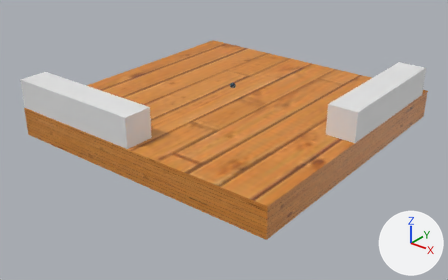
Two versions of the glTF model common/models/1level/1level.gltf, one commit apart.
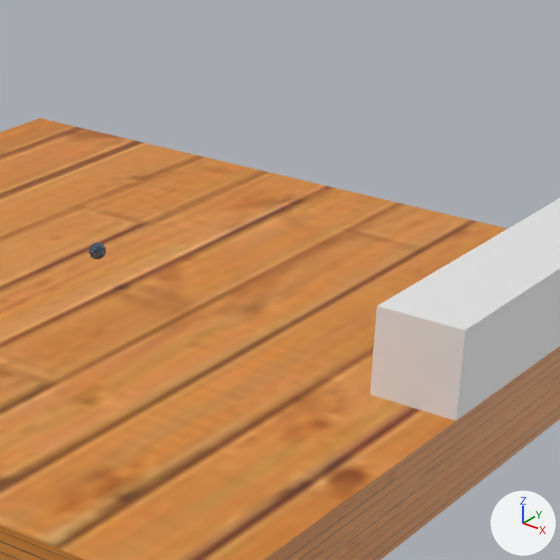
Each version appears first whole from a 50 mm lens placed at (24.69, -31.83, 16.32), pointed at (0.34, -1.4, -2.55), and next in a close-up on the part from 45% to 87% of the width and 0% to 68% of the height. The lights are fixed; the arrows at lower right show +X, +Y and +Z. Where no turn or scale is listed for an object, it has been applied to the vertices.
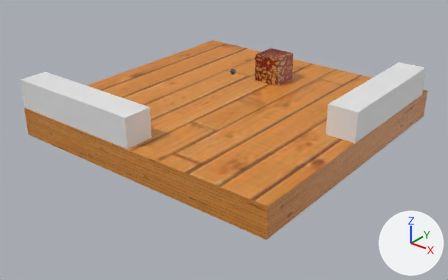
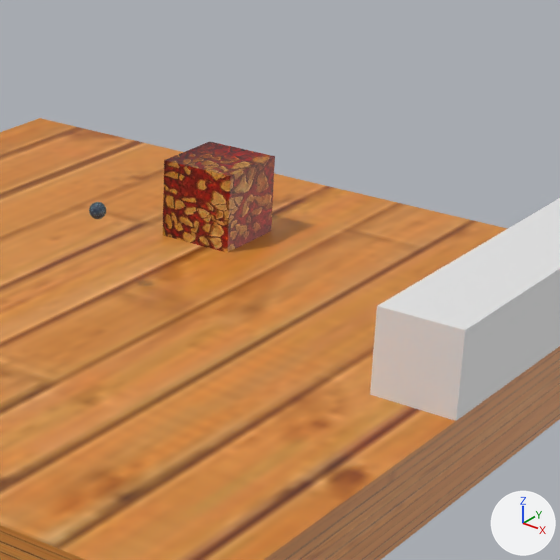
What the commit changed:
Picture 'enemy_texture' (img_enemy_texture) is new.
Material 'Material.009' (mat_material_009) is new.
Its texture is img_enemy_texture.
Mesh me_cube is new.
It is a box spanning x -1.0..1.0, y -1.0..1.0, z -1.0..1.0.
It uses material mat_material_009 (picture img_enemy_texture).
Object 'Sphere' (ob_sphere) moves from (0.0, 0.0, 1.0) to (0.0, 0.0, 2.0).
Object 'Cube.001' (ob_cube_001) is new; it shows me_cube.
Its location is (0.0, 5.0, 1.0).

Pixel boxes (x1, y1, x2, y2) of what changed, in the close-ups (560 x 560 px):
'Cube.001', added (brown): after (163, 142, 275, 253)
'Sphere', moved: before (89, 242, 106, 259); after (89, 202, 106, 219)
